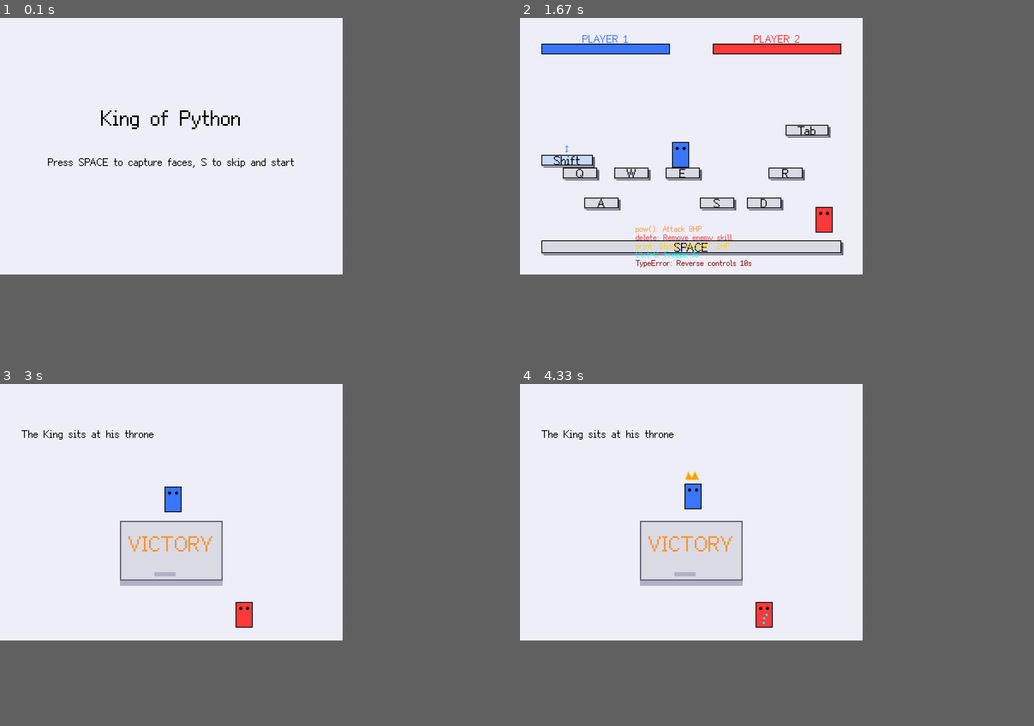
Above: before the commit, frames 1-4 (two rows, left to right).
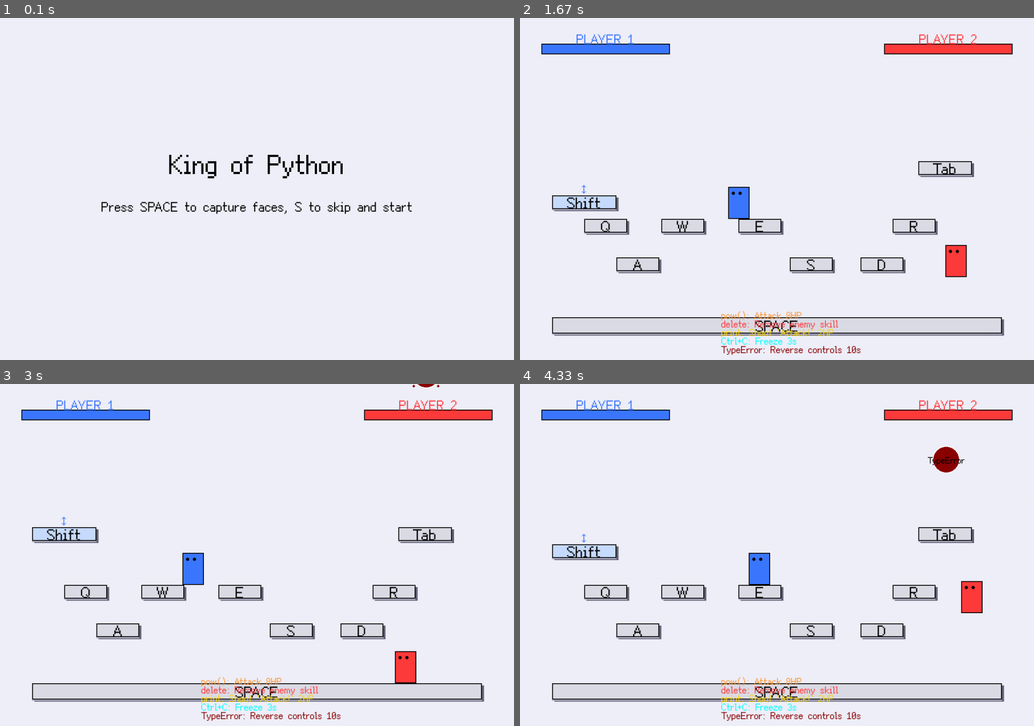
Above: after the commit, the same moments.

Repository: xueyu-coco/King-of-Python
Game: pygame game, started from main.py
Same seed, same stepped clock (60 frames per second), same inputs: the game is played once before the commit and once after it.
Inputs:
- Up to frame 1 (0.1 s): no input
- Up to frame 2 (1.67 s): tap S at 0.33 s; tap D at 0.67 s; hold Right 1-1.47 s; hold D 1-1.47 s
- Up to frame 3 (3 s): hold Right 1.83-2.3 s; hold D 1.83-2.3 s; hold Left 2.33-2.87 s; hold A 2.33-2.87 s; hold Left from 2.9 s (still down); hold A from 2.9 s (still down)
- Up to frame 4 (4.33 s): release Left at 3.3 s; release A at 3.3 s; hold Up 3.33-3.7 s; hold W 3.33-3.7 s; hold Right from 3.73 s (still down); hold D from 3.73 s (still down)
In our replay, the window is 600x450 before the commit and 900x600 after it. These sizes can differ from the game's own. Grey fills any space a smaller window leaves; there, only what the larger window draws over its background counts as a difference.

The runs differ from the first frame. In frame 1, 1.8% of the frame differs, in the area x 9-81%, y 27-58%; in frame 2, 10%, in the area x 4-96%, y 4-99%; in frame 3, 8.4%; in frame 4, 8.8%.

Commit message:
Resize game to 1200x800 and adjust all elements proportionally

Diff:
--- a/entities/bubble.py
+++ b/entities/bubble.py
@@ -6,8 +6,8 @@
     def __init__(self, x, y, bubble_type='pow'):
         self.x = x
         self.y = y
-        self.size = 25
-        self.vel_y = 2
+        self.size = 32
+        self.vel_y = 2.5
         self.type = bubble_type
         self.active = True
 
--- a/entities/player.py
+++ b/entities/player.py
@@ -6,8 +6,8 @@
     def __init__(self, x, y, color, controls, facing_right=True):
         self.x = x
         self.y = y
-        self.width = 40
-        self.height = 60
+        self.width = 50
+        self.height = 75
         self.color = color
         self.vel_x = 0
         self.vel_y = 0
--- a/main.py
+++ b/main.py
@@ -143,24 +143,24 @@
     platforms = []
 
     # SPACE键 - 最底部的主平台（超长）
-    platforms.append(KeyPlatform(50, HEIGHT - 80, 700, 30, "SPACE"))
+    platforms.append(KeyPlatform(75, HEIGHT - 100, 1050, 38, "SPACE"))
 
     # QWER 行 - 中层平台
-    platforms.append(KeyPlatform(100, 350, 80, 25, "Q"))
-    platforms.append(KeyPlatform(220, 350, 80, 25, "W"))
-    platforms.append(KeyPlatform(340, 350, 80, 25, "E"))
-    platforms.append(KeyPlatform(580, 350, 80, 25, "R"))
+    platforms.append(KeyPlatform(150, 470, 100, 32, "Q"))
+    platforms.append(KeyPlatform(330, 470, 100, 32, "W"))
+    platforms.append(KeyPlatform(510, 470, 100, 32, "E"))
+    platforms.append(KeyPlatform(870, 470, 100, 32, "R"))
 
     # ASD 行 - 较低层
-    platforms.append(KeyPlatform(150, 420, 80, 25, "A"))
-    platforms.append(KeyPlatform(420, 420, 80, 25, "S"))
-    platforms.append(KeyPlatform(530, 420, 80, 25, "D"))
+    platforms.append(KeyPlatform(225, 560, 100, 32, "A"))
+    platforms.append(KeyPlatform(630, 560, 100, 32, "S"))
+    platforms.append(KeyPlatform(795, 560, 100, 32, "D"))
 
     # Shift键 - 可断裂平台（左侧）
-    platforms.append(KeyPlatform(50, 280, 120, 25, "Shift", is_dynamic=True, is_breakable=True))
+    platforms.append(KeyPlatform(75, 375, 150, 32, "Shift", is_dynamic=True, is_breakable=True))
 
     # Tab键 - 高层平台
-    platforms.append(KeyPlatform(620, 250, 100, 25, "Tab"))
+    platforms.append(KeyPlatform(930, 335, 125, 32, "Tab"))
 
     return platforms
 
@@ -249,8 +249,8 @@
         'attack': pygame.K_l
     }
 
-    player1 = Player(200, 300, BLUE, player1_controls, facing_right=True)
-    player2 = Player(550, 300, RED, player2_controls, facing_right=False)
+    player1 = Player(300, 400, BLUE, player1_controls, facing_right=True)
+    player2 = Player(825, 400, RED, player2_controls, facing_right=False)
 
     bubbles = []
     projectiles = []
--- a/settings.py
+++ b/settings.py
@@ -3,7 +3,7 @@
 pygame.init()
 
 # 游戏窗口设置
-WIDTH, HEIGHT = 800, 600
+WIDTH, HEIGHT = 1200, 800
 screen = pygame.display.set_mode((WIDTH, HEIGHT))
 pygame.display.set_caption("King of Python - The Great Keyboard")
 
@@ -27,22 +27,22 @@
 
 # 游戏设置
 FPS = 60
-GRAVITY = 0.8
-JUMP_POWER = -15
-MOVE_SPEED = 5
+GRAVITY = 1.0
+JUMP_POWER = -18
+MOVE_SPEED = 6
 ATTACK_COOLDOWN = 30
 BUBBLE_SPAWN_TIME = 150
 FREEZE_DURATION = 180
 REVERSED_DURATION = 600
-PROJECTILE_SPEED = 8
+PROJECTILE_SPEED = 10
 
 # 字体 - 使用方舟像素字体
 import os
 FONT_PATH = os.path.join(os.path.dirname(__file__), 'fonts', 'ark-pixel-12px-proportional-zh_cn.otf')
 
-font_large = pygame.font.Font(FONT_PATH, 48)
-font_medium = pygame.font.Font(FONT_PATH, 36)
-font_small = pygame.font.Font(FONT_PATH, 24)
-font_tiny = pygame.font.Font(FONT_PATH, 18)
-font_bubble = pygame.font.Font(FONT_PATH, 16)
-font_key = pygame.font.Font(FONT_PATH, 28)
+font_large = pygame.font.Font(FONT_PATH, 60)
+font_medium = pygame.font.Font(FONT_PATH, 45)
+font_small = pygame.font.Font(FONT_PATH, 30)
+font_tiny = pygame.font.Font(FONT_PATH, 22)
+font_bubble = pygame.font.Font(FONT_PATH, 20)
+font_key = pygame.font.Font(FONT_PATH, 35)
